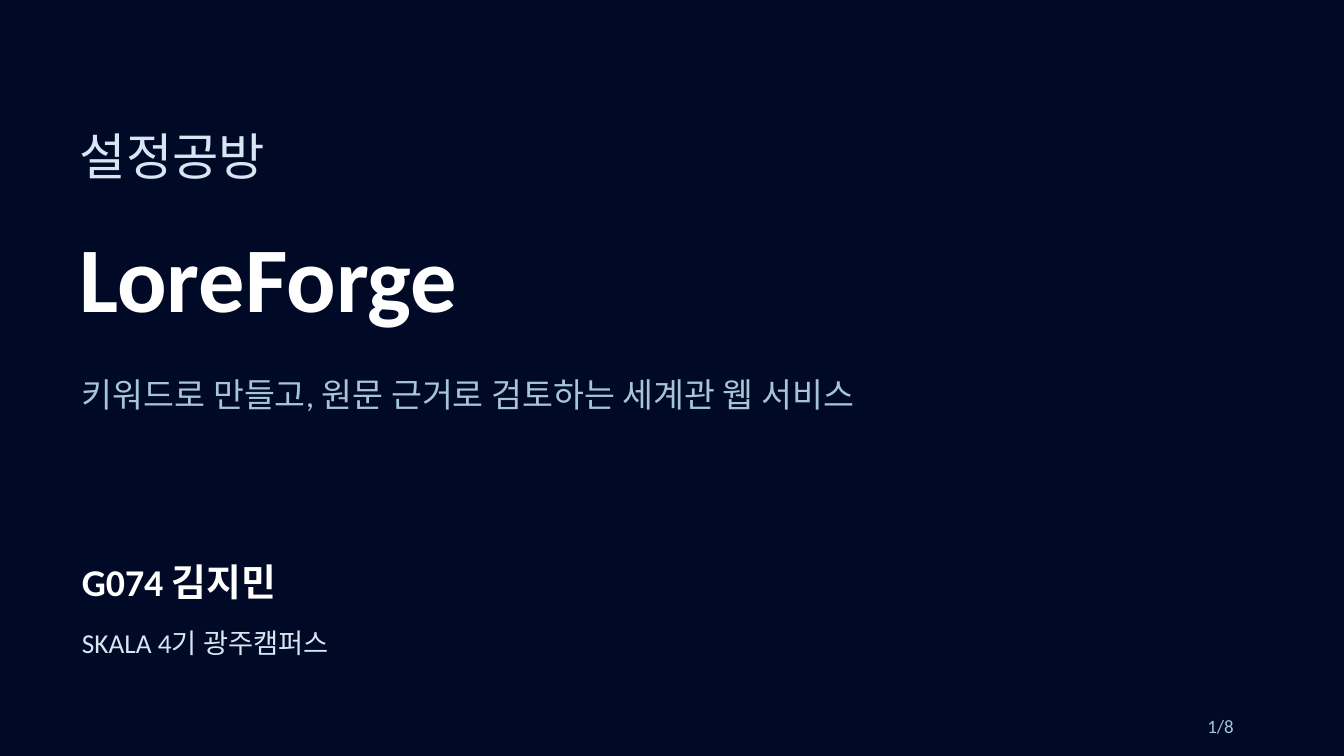
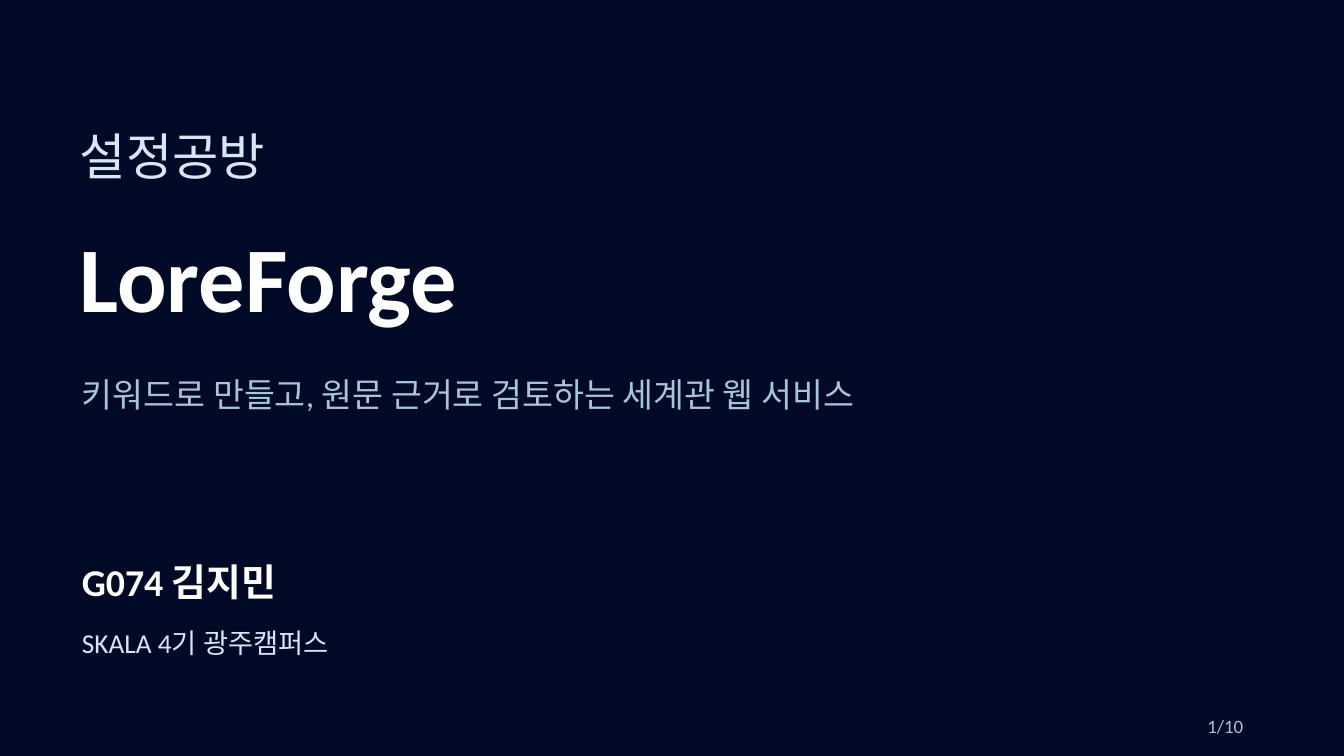
Before and after one commit to OMGimin/loreforge, a slide deck: slide 1 of docs/presentation/LoreForge-G074-KimJimin.pptx. Drawn at 1344x756 pixels with LibreOffice and Linux fonts; fonts in the diff are those of the drawing. Boxes give left, top, right and bottom in pixels: in the first picture for what was removed or moved away, otherwise in the second. Text is boxed around its words. In the diff, an @@ line names an element or a change of style, - is before the commit and + after.

```diff
--- a/docs/presentation/LoreForge-G074-KimJimin.pptx
+++ b/docs/presentation/LoreForge-G074-KimJimin.pptx
@@ text at box(1207, 720, 1243, 734): text changed @@
-1/8
+1/10
```
Also in this commit, not shown: 7 other slides changed, 2 slides added, 1 other file.
